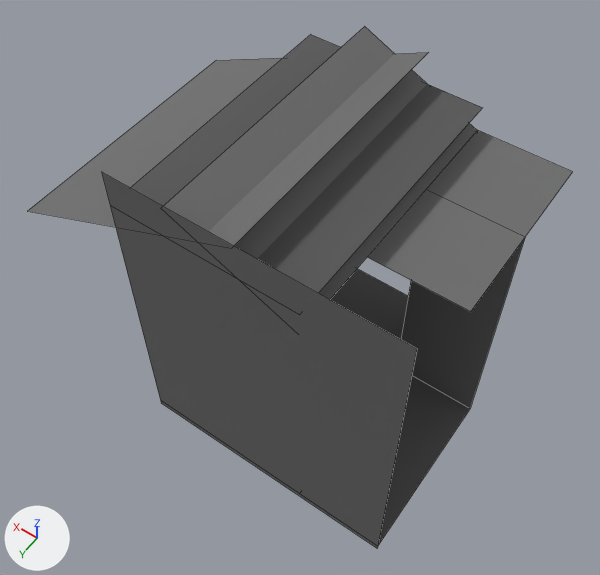
The Blender file Assets/Models/tunnels/tunnelcorneraltnopipes.blend, before and after one commit.
One viewpoint serves both versions: a camera (50 mm lens) standing at (-3.21, 4.59, 8.48) and looking at (-0.07, 0.19, 1.57). The lights are fixed; the arrows at lower left show +X, +Y and +Z. The older version comes first. Mesh edges are drawn as thin lines.

The first picture shows 'Floor', 'Floor.001', 'Plane', 'Plane.001', 'Roof1', 'Roof2', 'Wall1.001', 'Wall1.002'.
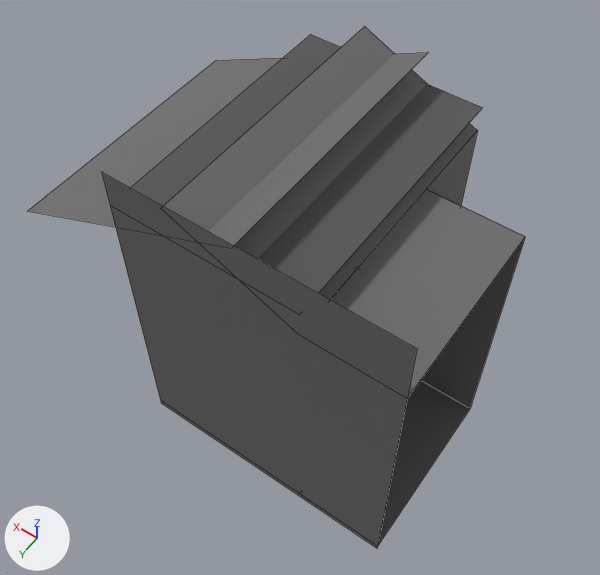
Boxes [x1, y1, x2, y2] around the edits, measured in the pictures (600 x 575 px):
```json
{"object": "Plane.001", "change": "moved", "before": [368, 130, 572, 312], "after": [331, 190, 525, 398]}
{"object": "Floor", "change": "unchanged, covered by the edit", "before": [330, 269, 408, 339], "after": [330, 269, 357, 300]}
{"object": "Wall1", "change": "unchanged, uncovered by the edit", "after": [426, 130, 478, 206]}
```

Scene script edits in JSON lines:
```json
{"op": "set", "path": "ob_plane_001.location", "old": "(-1.5, -0.5, 3.0)", "new": "(-1.5, 0.5, 3.0)"}
```
